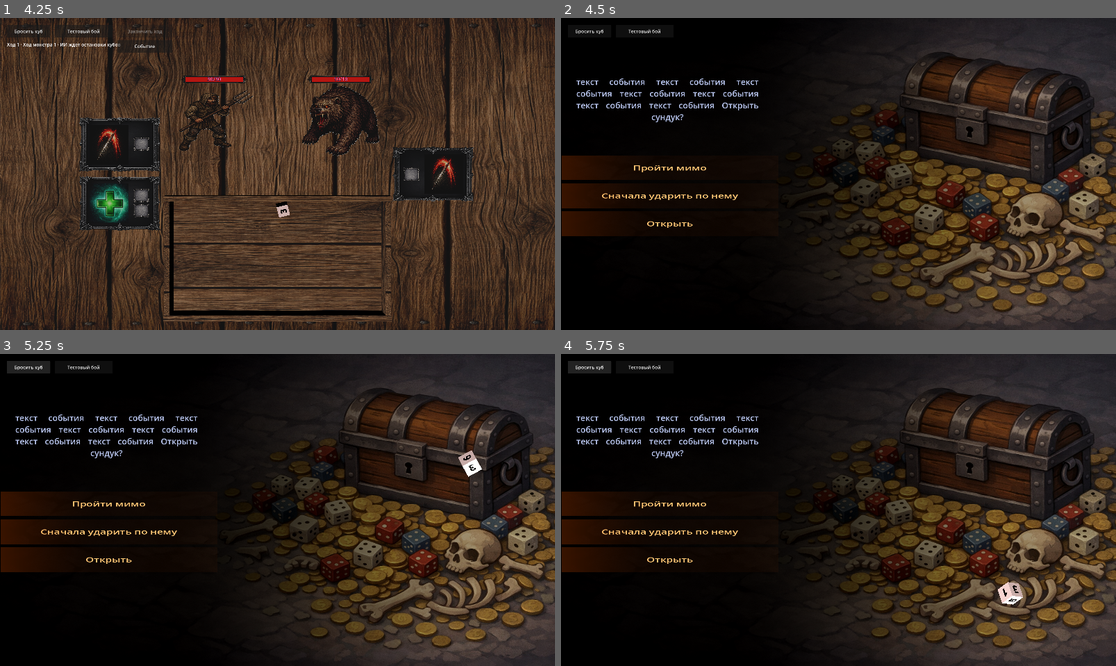
Above: before the commit, frames 1-4 (two rows, left to right).
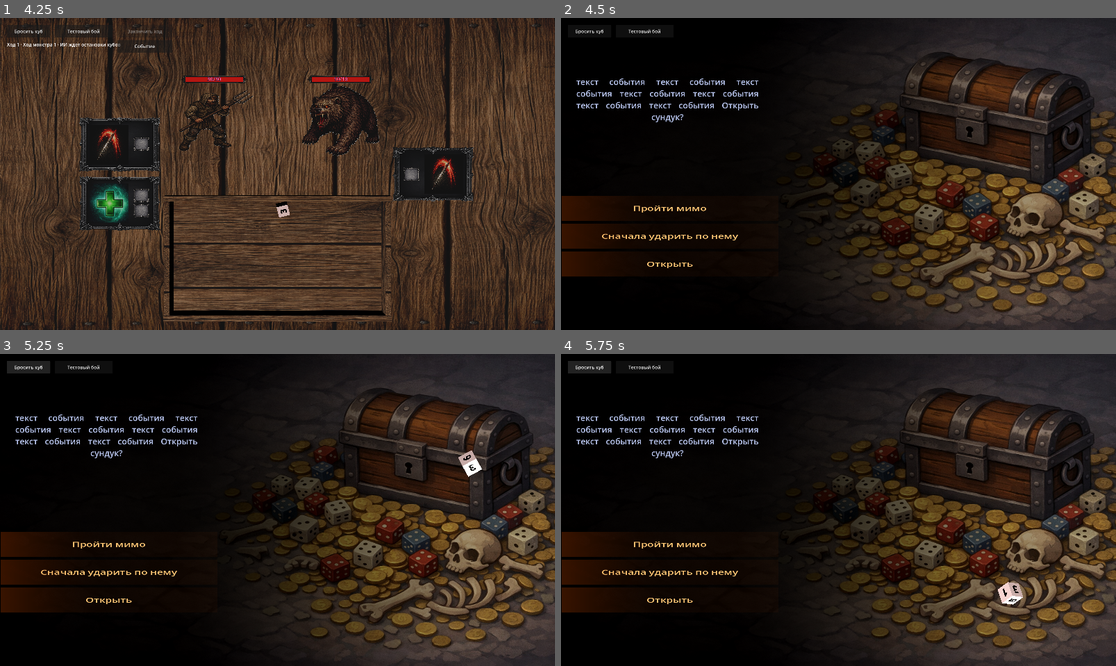
Above: after the commit, the same moments.

Repository: olegbogai-web/dicegame
Game: Godot game, scene res://scenes/board.tscn
Same seed, same stepped clock (60 frames per second), same inputs: the game is played once before the commit and once after it.
Inputs:
- Up to frame 1 (4.25 s): click "Бросить куб" at 0.5 s; click "Тестовый бой" at 1.25 s; click "Бросить куб" at 2 s; click "Тестовый бой" at 2.75 s; click "Закончить ход" at 3.5 s
- Up to frame 2 (4.5 s): click "Событие" at 4.25 s
- Up to frame 3 (5.25 s): click "Бросить куб" at 5 s
- Up to frame 4 (5.75 s): no input

Frame 1 is identical in both runs. In frame 2, 3.2% of the frame differs, in the area x 0-32%, y 44-83%; in frame 3, 3.2%; in frame 4, 3.2%.

Commit message:
добавил коече

Diff:
--- a/scenes/event_room.tscn
+++ b/scenes/event_room.tscn
@@ -52,7 +52,7 @@
 [node name="choices" type="Node3D" parent="." unique_id=1041508221]
 
 [node name="choice_background_1" type="MeshInstance3D" parent="choices" unique_id=120191202]
-transform = Transform3D(3.5, 0, 0, 0, 1, 0, 0, 0, 0.4, -5.45, 0.563, 1.6)
+transform = Transform3D(3.5, 0, 0, 0, 1, 0, 0, 0, 0.4, -5.45, 0.563, 2.9046183)
 material_override = SubResource("ShaderMaterial_6yyso")
 mesh = SubResource("PlaneMesh_rnshl")
 
@@ -73,7 +73,7 @@
 shape = SubResource("BoxShape3D_choice")
 
 [node name="choice_background_2" type="MeshInstance3D" parent="choices" unique_id=13905109]
-transform = Transform3D(3.5, 0, 0, 0, 1, 0, 0, 0, 0.4, -5.45, 0.563, 0.7)
+transform = Transform3D(3.5, 0, 0, 0, 1, 0, 0, 0, 0.4, -5.45, 0.563, 2.0046182)
 material_override = SubResource("ShaderMaterial_6yyso")
 mesh = SubResource("PlaneMesh_rnshl")
 
@@ -94,7 +94,7 @@
 shape = SubResource("BoxShape3D_choice")
 
 [node name="choice_background_3" type="MeshInstance3D" parent="choices" unique_id=1376577279]
-transform = Transform3D(3.5, 0, 0, 0, 1, 0, 0, 0, 0.4, -5.45, 0.563, -0.2)
+transform = Transform3D(3.5, 0, 0, 0, 1, 0, 0, 0, 0.4, -5.45, 0.563, 1.1046181)
 material_override = SubResource("ShaderMaterial_6yyso")
 mesh = SubResource("PlaneMesh_rnshl")
 
